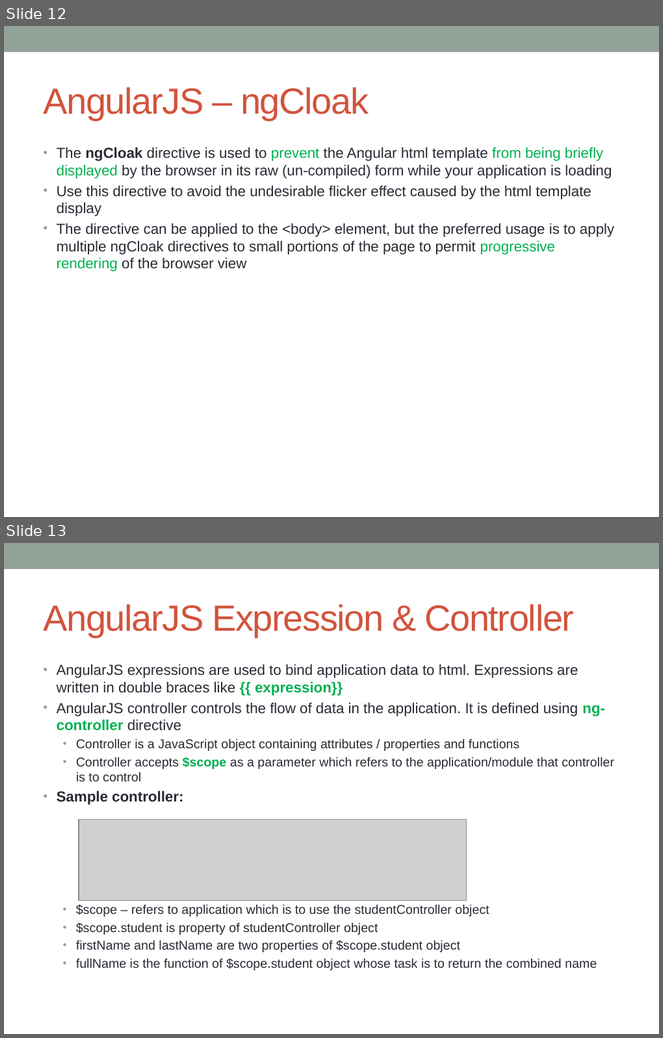
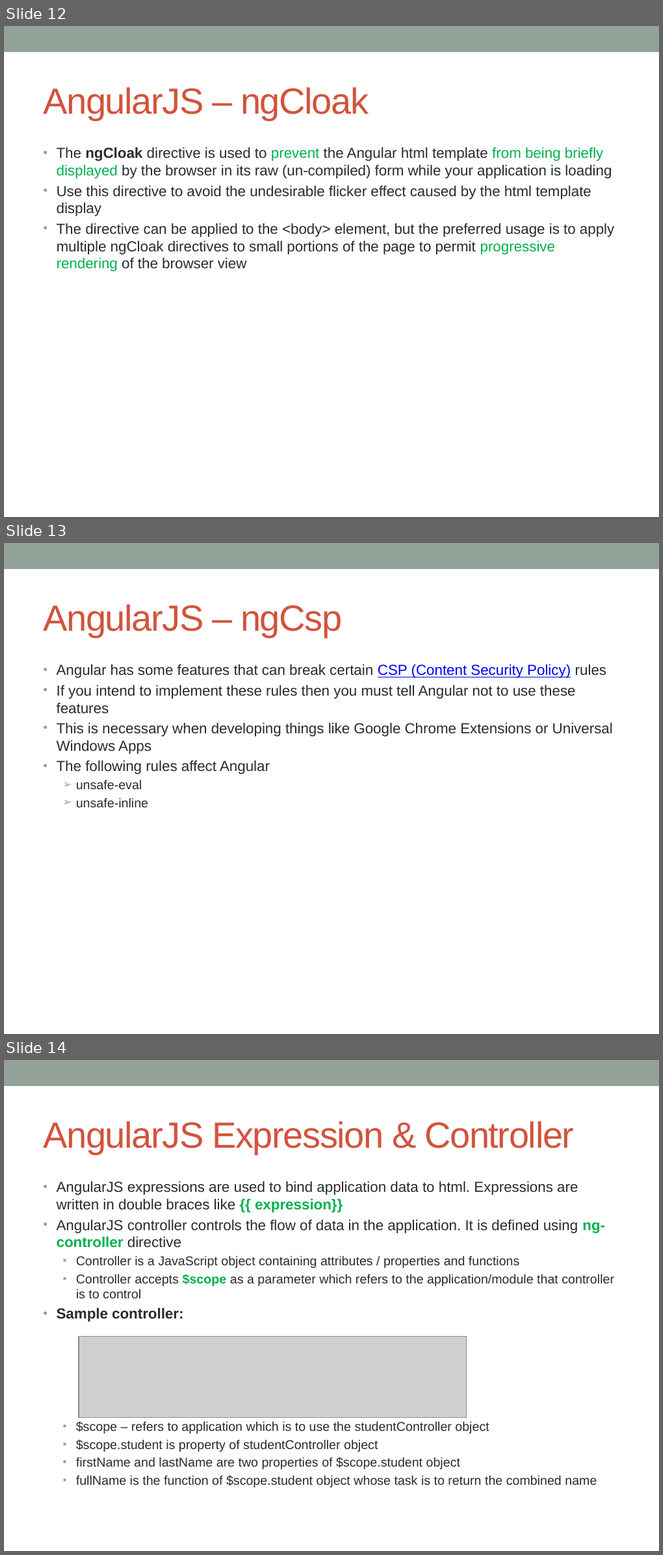
Before and after one commit to notionquest/ProjectDocumentation, a slide deck: AngularJS.pptx. Shown one above the other, each under a label of ours: slides 12 and 13 before the commit, slides 12, 13 and 14 after it. The pictures are 663x1038 and 663x1555 pixels, drawn with LibreOffice and Linux fonts; fonts in the diff are those of the drawing; grey boxes stand for pictures. Boxes give left, top, right and bottom in pixels: in the first picture for what was removed or moved away, otherwise in the second. Text is boxed around its words. In the diff, an @@ line names an element or a change of style, - is before the commit and + after.

```diff
--- a/AngularJS.pptx
+++ b/AngularJS.pptx
@@ slide 13 added at <box>4,543,659,1034</box>, background #FFFFFF; not listed: 1 template element that a slide beside it also shows @@
@@ title added at <box>43,604,342,637</box>, 40 pt, text #D2533C @@
+AngularJS – ngCsp
@@ text added at <box>57,664,613,808</box>, 16 pt, text #292934 @@
+• Angular has some features that can break certain CSP (Content Security Policy) rules
+• If you intend to implement these rules then you must tell Angular not to use these features
+• This is necessary when developing things like Google Chrome Extensions or Universal Windows Apps
+• The following rules affect Angular
+  ➢ unsafe-eval
+  ➢ unsafe-inline
@@ what was slide 13 is now slide 14 @@
```
Also in this commit, not shown: 2 slides changed, 2 other slides added, 1 other file.
